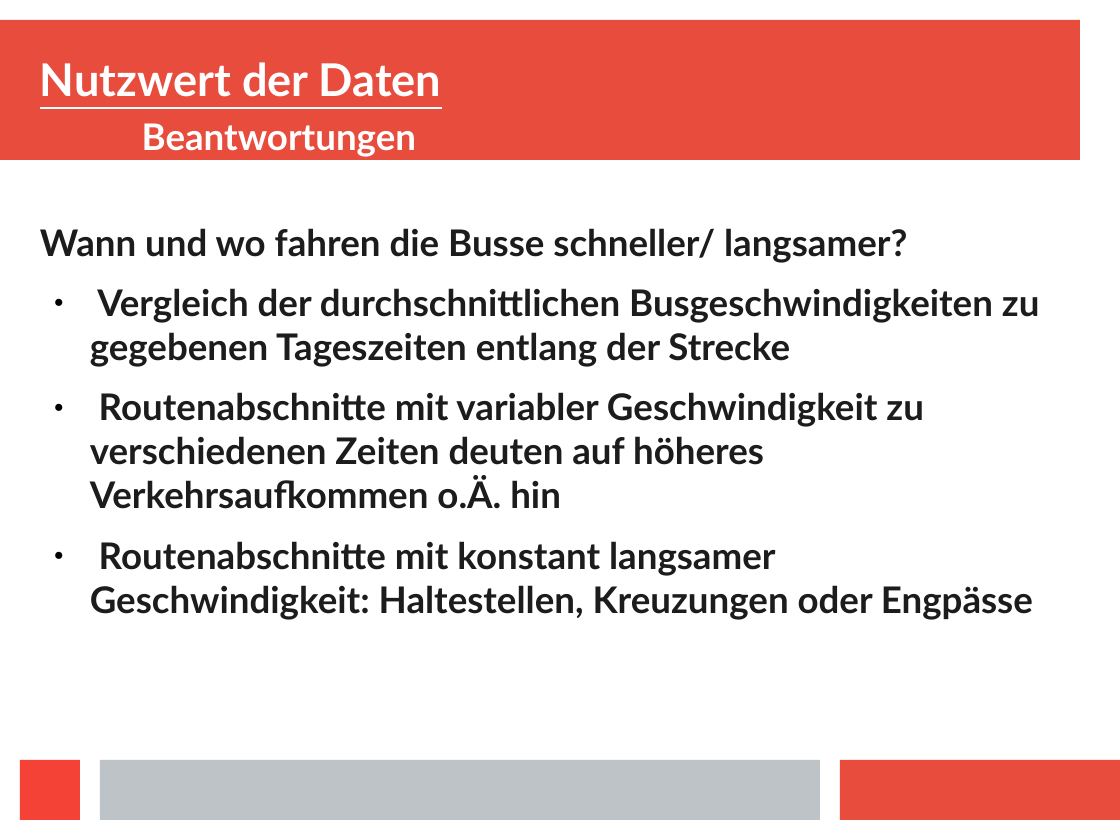
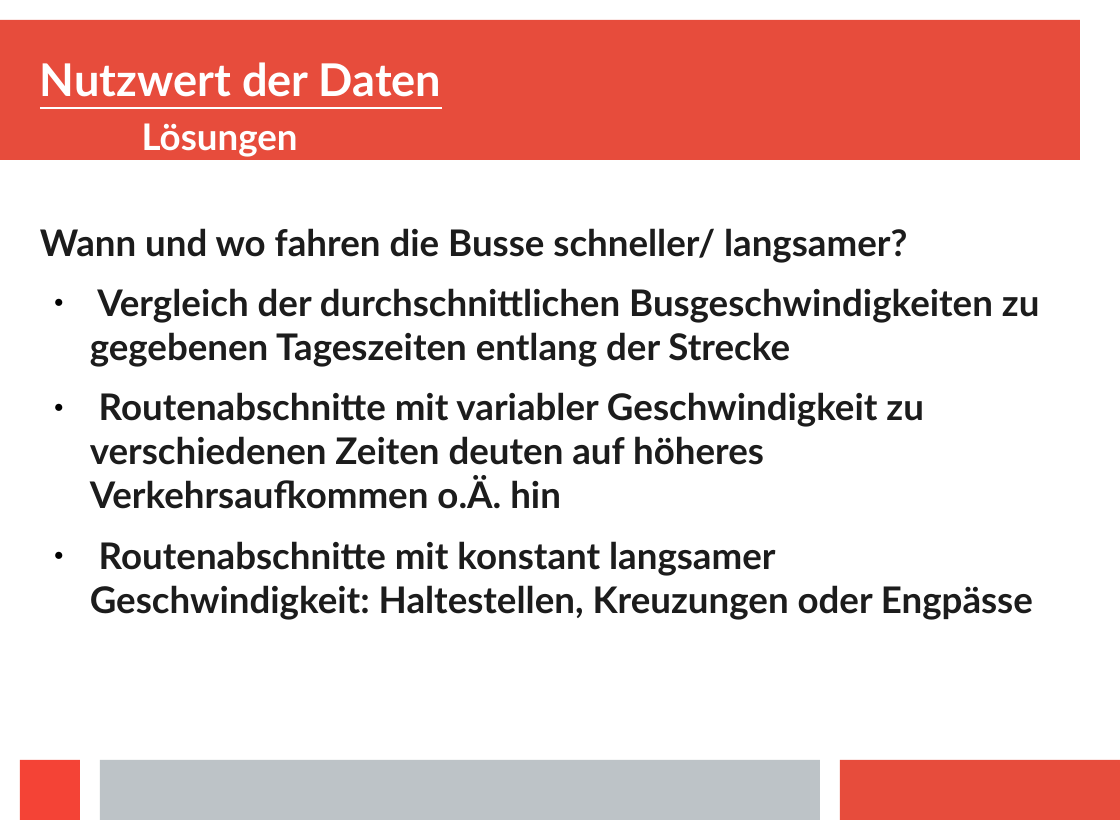
Before and after one commit to Centro1993/Busradar-Visualization, a slide deck: slide 16 of Presentation/Busradar-Mining.odp (slide 12 before the commit). Drawn at 1120x840 pixels with LibreOffice and Linux fonts; fonts in the diff are those of the drawing. Boxes give left, top, right and bottom in pixels: in the first picture for what was removed or moved away, otherwise in the second. Text is boxed around its words. In the diff, an @@ line names an element or a change of style, - is before the commit and + after.

```diff
--- a/Presentation/Busradar-Mining.odp
+++ b/Presentation/Busradar-Mining.odp
@@ title at bbox=[40, 62, 442, 157]: text changed @@
-Nutzwert der Daten
-Beantwortungen
+Nutzwert der Daten
+Lösungen
```
Also in this commit, not shown: 4 other slides changed, 17 slides added, 9 other files.
